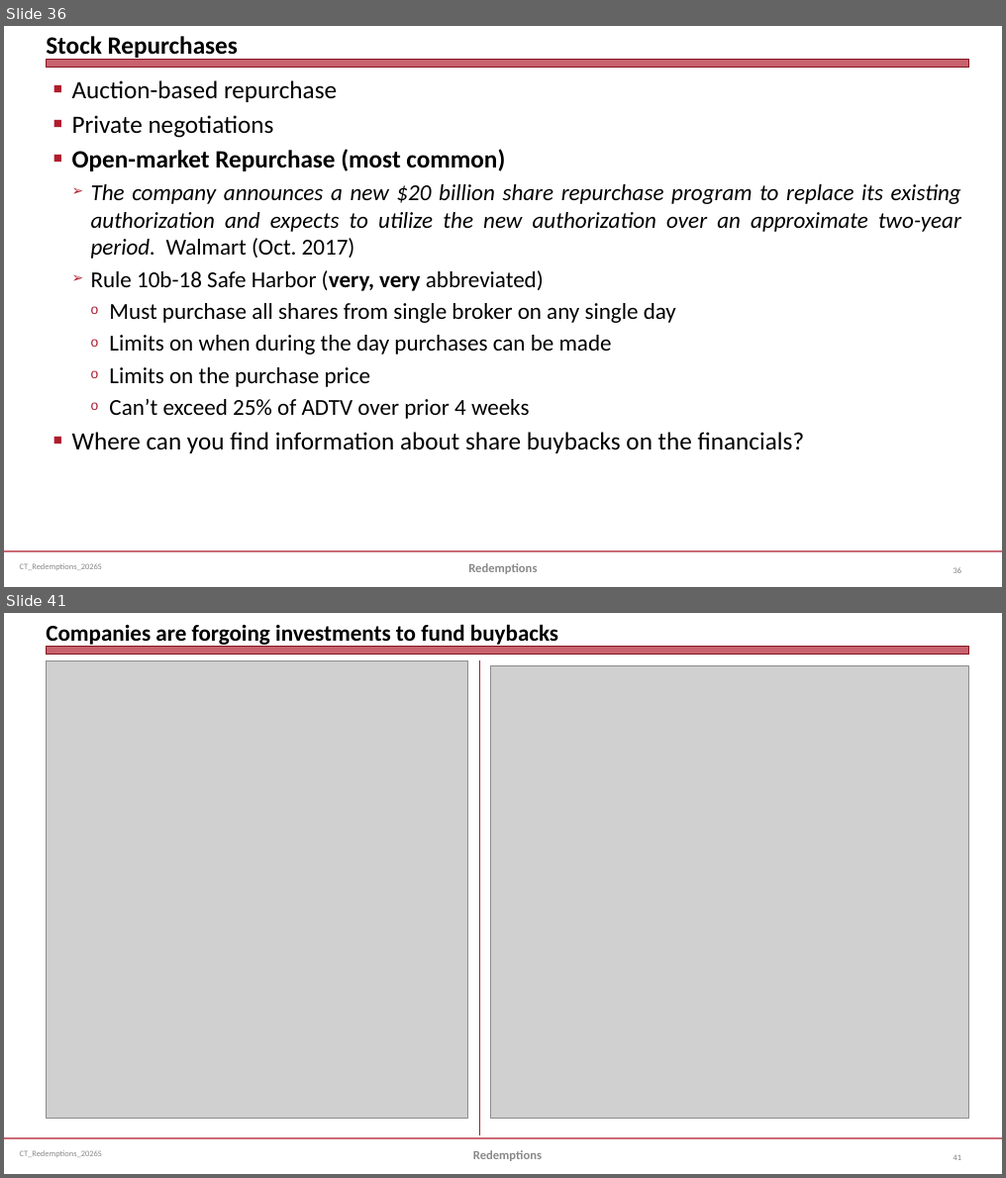
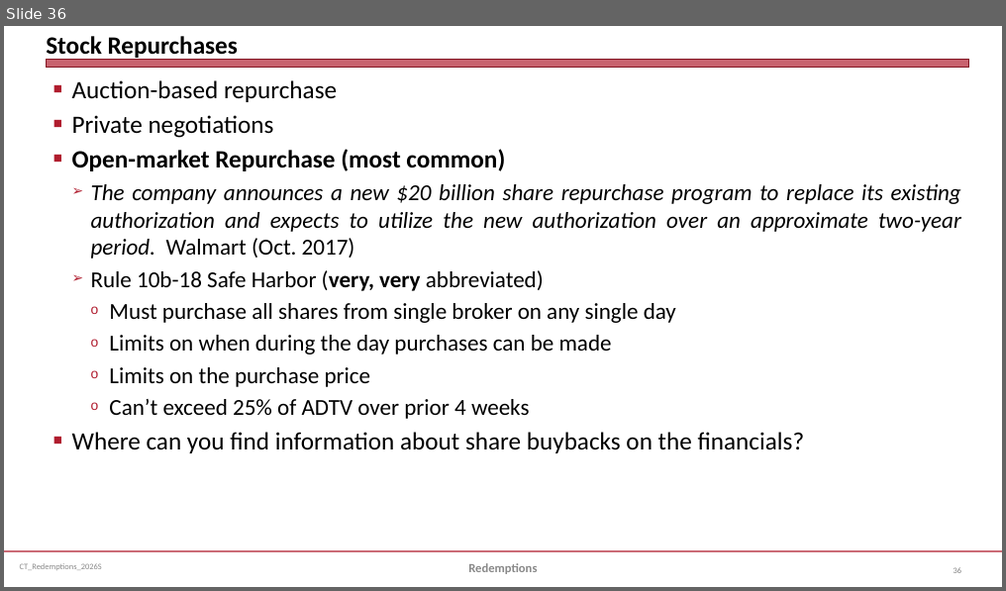
Before and after one commit to jmc877/Corporate-Tax, a slide deck: slides/CT_Redemptions_2026S.pptx. Shown one above the other, each under a label of ours: slides 36 and 41 before the commit, slide 36 after it; the slides between them are not shown. The pictures are 1006x1178 and 1006x591 pixels, drawn with LibreOffice and Linux fonts; fonts in the diff are those of the drawing; grey boxes stand for pictures. Boxes give left, top, right and bottom in pixels: in the first picture for what was removed or moved away, otherwise in the second. Text is boxed around its words. In the diff, an @@ line names an element or a change of style, - is before the commit and + after.

```diff
--- a/slides/CT_Redemptions_2026S.pptx
+++ b/slides/CT_Redemptions_2026S.pptx
@@ slide 41 removed at (4, 613, 1002, 1174), background #FFFFFF; not listed: 3 template elements that a slide beside it also shows @@
@@ title removed at (46, 624, 558, 648) @@
-Companies are forgoing investments to fund buybacks
@@ picture removed at (46, 661, 468, 1119) @@
@@ line removed from (479, 661) to (479, 1136) @@
@@ picture removed at (491, 665, 969, 1119) @@
@@ text removed at (473, 1151, 542, 1161) @@
-Redemptions
@@ page number removed at (953, 1156, 961, 1160) @@
-41
```
Also in this commit, not shown: 4 slides changed, 1 slide added, 7 other slides removed, 16 other files.
